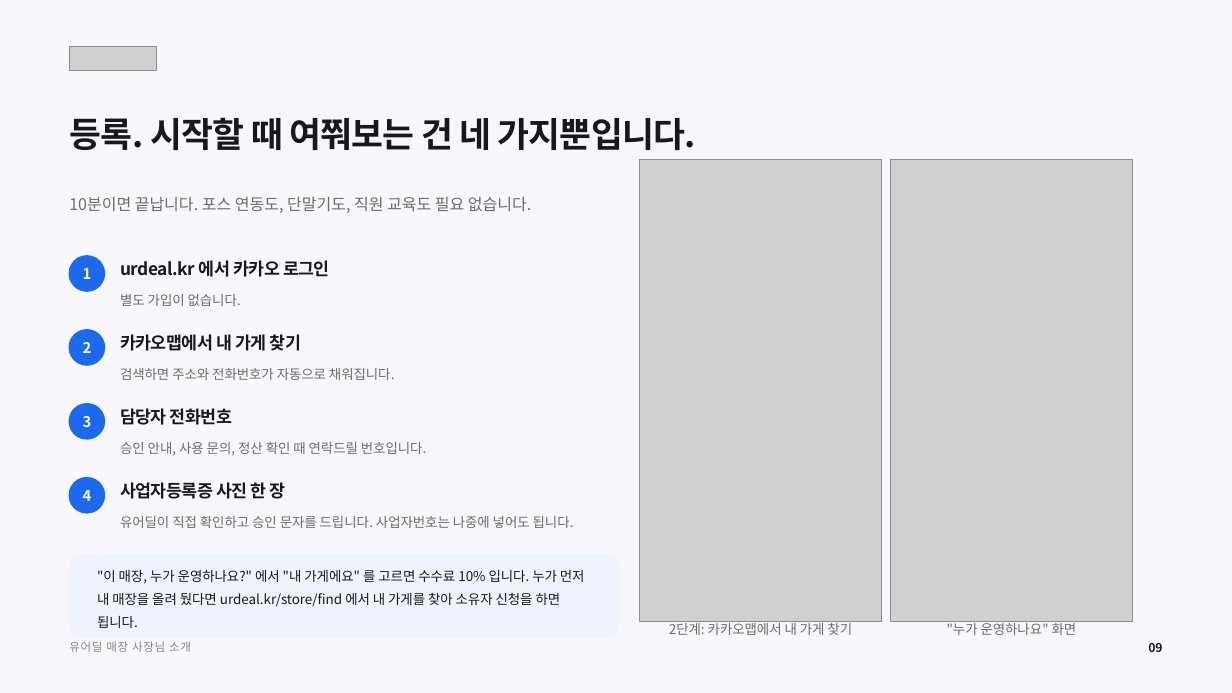
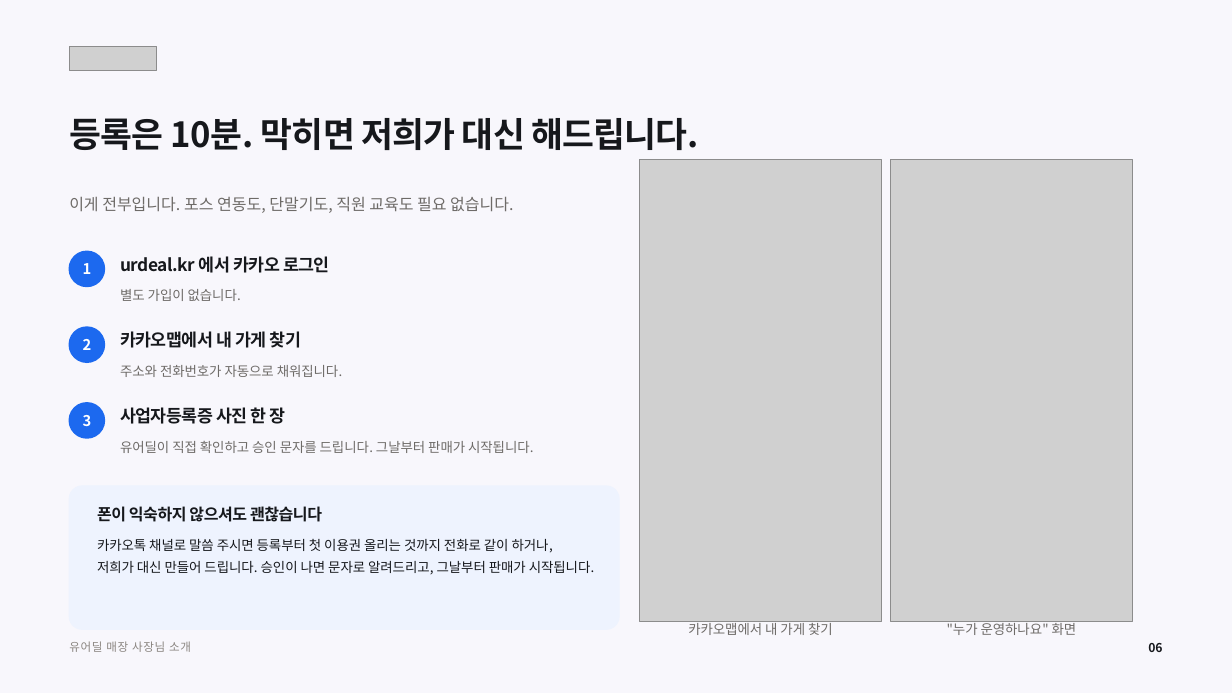
Before and after one commit to tobe2111/ur-live, a slide deck: slide 6 of docs/business/proposals/urdeal-store-owner-deck.pptx (slide 9 before the commit). Drawn at 1232x693 pixels with LibreOffice and Linux fonts; fonts in the diff are those of the drawing; grey boxes stand for pictures. Boxes give left, top, right and bottom in pixels: in the first picture for what was removed or moved away, otherwise in the second. Text is boxed around its words. In the diff, an @@ line names an element or a change of style, - is before the commit and + after.

```diff
--- a/docs/business/proposals/urdeal-store-owner-deck.pptx
+++ b/docs/business/proposals/urdeal-store-owner-deck.pptx
@@ text at <box>69,118,698,150</box>: text changed @@
-등록. 시작할 때 여쭤보는 건 네 가지뿐입니다.
+등록은 10분. 막히면 저희가 대신 해드립니다.
@@ text at <box>69,197,513,213</box>: text changed @@
-10분이면 끝납니다. 포스 연동도, 단말기도, 직원 교육도 필요 없습니다.
+이게 전부입니다. 포스 연동도, 단말기도, 직원 교육도 필요 없습니다.
@@ 3 texts, 1 ellipse: place and size @@
-3 texts, 1 ellipse at <box>69,256,330,306</box>
+3 texts, 1 ellipse at <box>69,251,330,301</box>
@@ text at <box>120,365,343,377</box>: text changed @@
-검색하면 주소와 전화번호가 자동으로 채워집니다.
+주소와 전화번호가 자동으로 채워집니다.
@@ text "사업자등록증 사진 한 장": place and size @@
-text "사업자등록증 사진 한 장" at <box>120,482,286,499</box>
+text "사업자등록증 사진 한 장" at <box>120,407,286,424</box>
@@ text removed at <box>120,408,232,425</box> @@
-담당자 전화번호
@@ text at <box>120,441,534,453</box>: text changed @@
-유어딜이 직접 확인하고 승인 문자를 드립니다. 사업자번호는 나중에 넣어도 됩니다.
+유어딜이 직접 확인하고 승인 문자를 드립니다. 그날부터 판매가 시작됩니다.
@@ text removed at <box>120,442,427,455</box> @@
-승인 안내, 사용 문의, 정산 확인 때 연락드릴 번호입니다.
@@ ellipse removed at <box>69,478,104,513</box> @@
@@ rounded rectangle: place and size @@
-rounded rectangle at <box>69,555,619,638</box>
+rounded rectangle at <box>69,486,619,629</box>
@@ rounded rectangle at <box>69,486,619,629</box>: proportions changed @@
@@ text removed at <box>83,490,92,501</box> @@
-4
@@ text added at <box>97,506,322,522</box>, 12.5 pt, text #16181C, bold @@
+폰이 익숙하지 않으셔도 괜찮습니다
@@ text added at <box>97,539,595,574</box>, 10.5 pt, text #16181C @@
+카카오톡 채널로 말씀 주시면 등록부터 첫 이용권 올리는 것까지 전화로 같이 하거나, 저희가 대신 만들어 드립니다. 승인이 나면 문자로 알려드리고, 그날부터 판매가 시작됩니다.
@@ text removed at <box>97,570,585,628</box> @@
-"이 매장, 누가 운영하나요?" 에서 "내 가게에요" 를 고르면 수수료 10% 입니다. 누가 먼저 내 매장을 올려 뒀다면 urdeal.kr/store/find 에서 내 가게를 찾아 소유자 신청을 하면 됩니다.
@@ text at <box>688,620,833,635</box>: text changed @@
-2단계: 카카오맵에서 내 가게 찾기
+카카오맵에서 내 가게 찾기
```
Also in this commit, not shown: 7 other slides changed, 8 slides removed, 7 other files.
